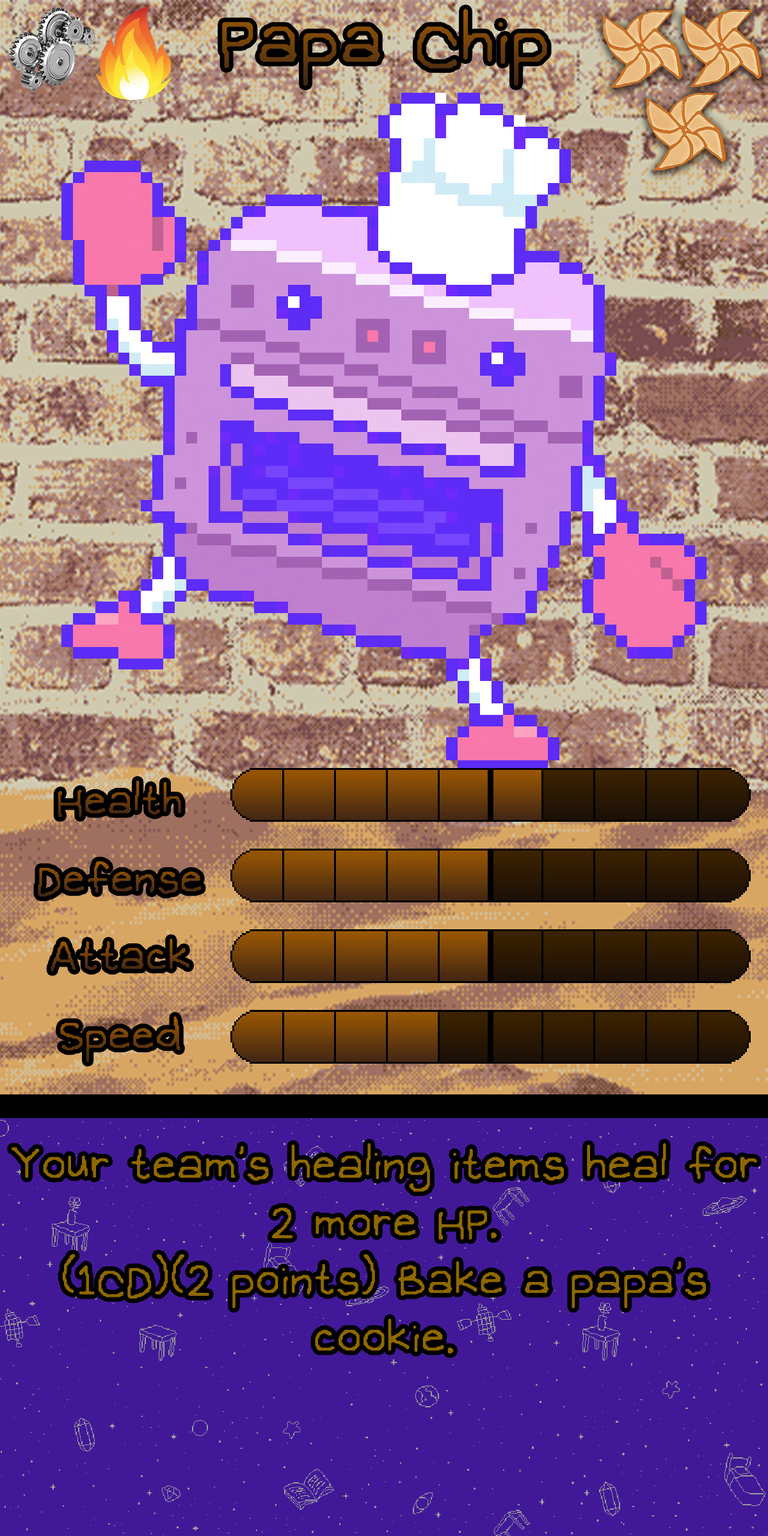
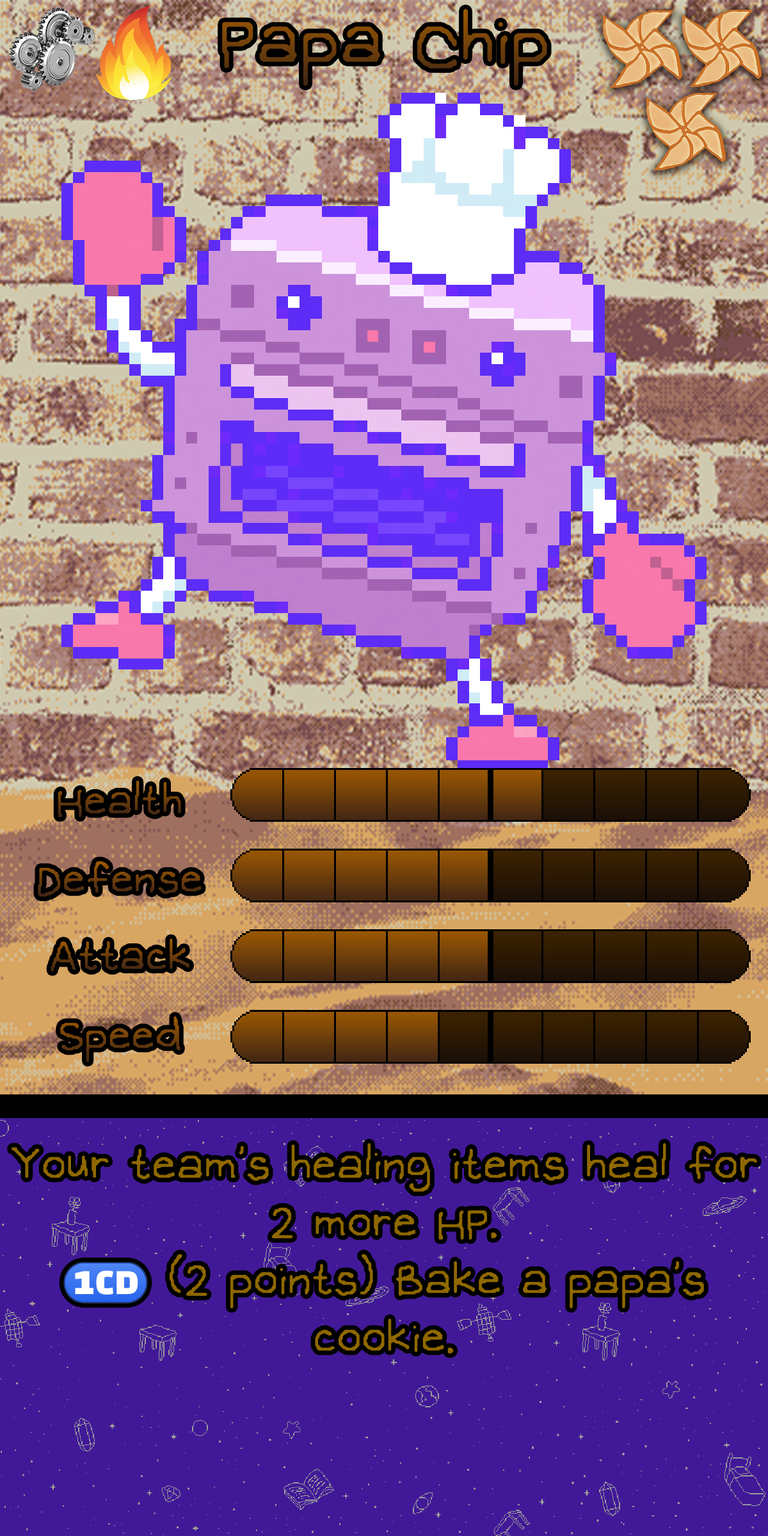
Two versions of the same layered image (w=768, h=1536). Layer-by-layer changes:
added layer "Ability FX: (1CD)" above "Text" over [left=63, top=1261, right=148, bottom=1304]
painted on "Ability" over [left=62, top=1164, right=711, bottom=1348]
